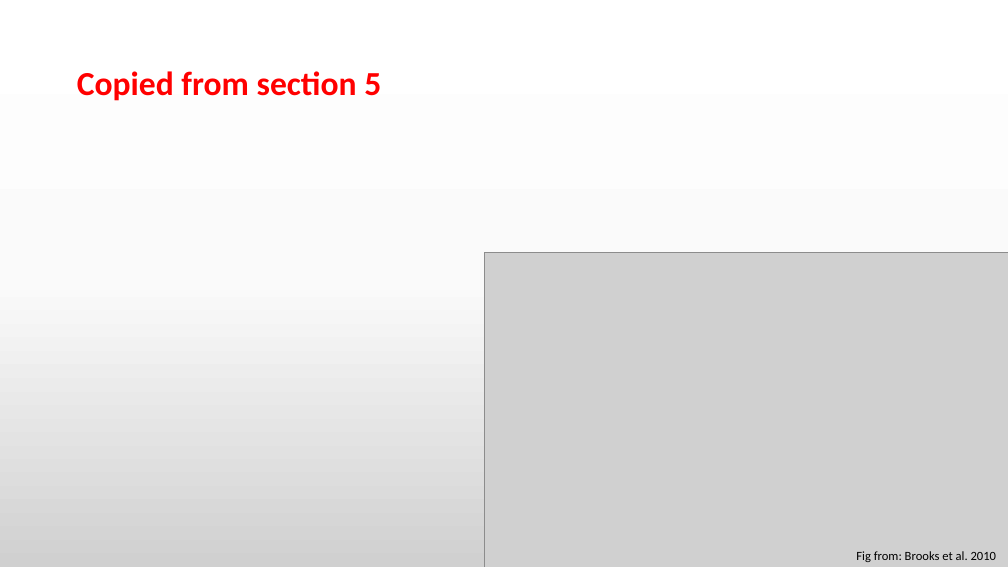
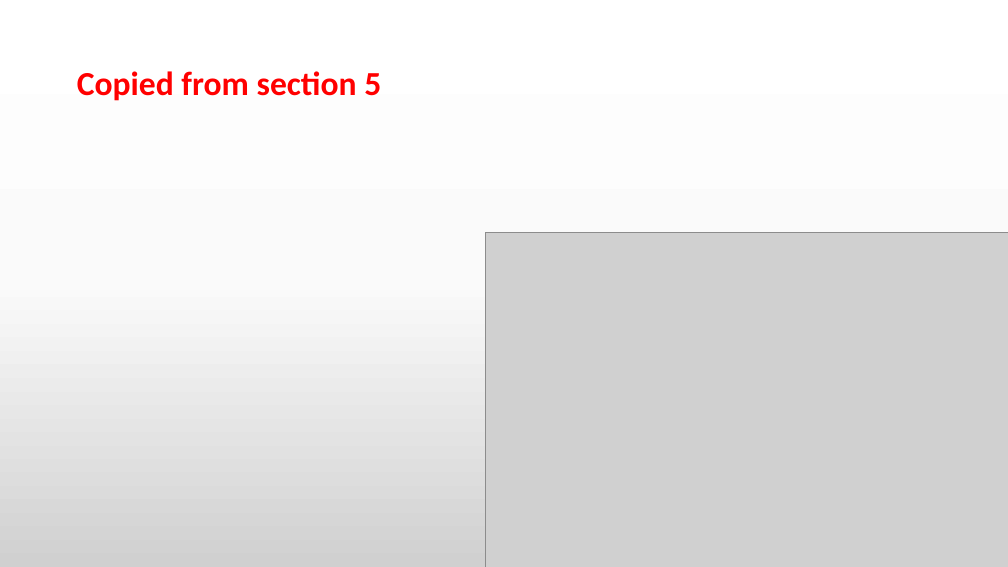
Before and after one commit to TESA-workshops/Ref-Pt-101, a slide deck: slide 14 of RefPt101_draft.pptx. Drawn at 1008x567 pixels with LibreOffice and Linux fonts; fonts in the diff are those of the drawing; grey boxes stand for pictures. Boxes give left, top, right and bottom in pixels: in the first picture for what was removed or moved away, otherwise in the second. Text is boxed around its words. In the diff, an @@ line names an element or a change of style, - is before the commit and + after.

```diff
--- a/RefPt101_draft.pptx
+++ b/RefPt101_draft.pptx
@@ picture: place and size @@
-picture at <box>485,252,1008,567</box>
+picture at <box>486,232,1008,567</box>
@@ text removed at <box>856,551,997,562</box> @@
-Fig from: Brooks et al. 2010
```
Also in this commit, not shown: 18 other slides changed, 4 slides added, 1 other file.
